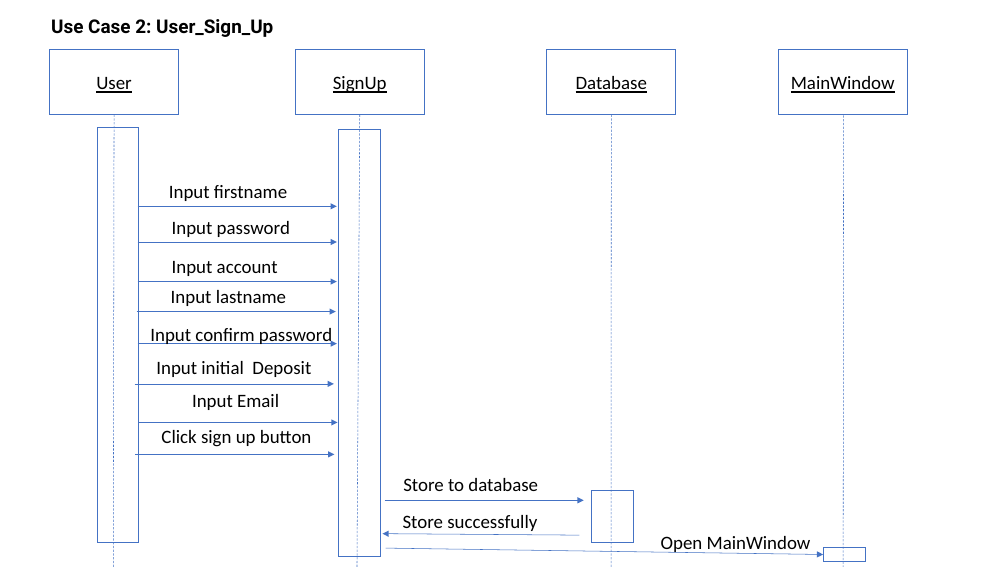
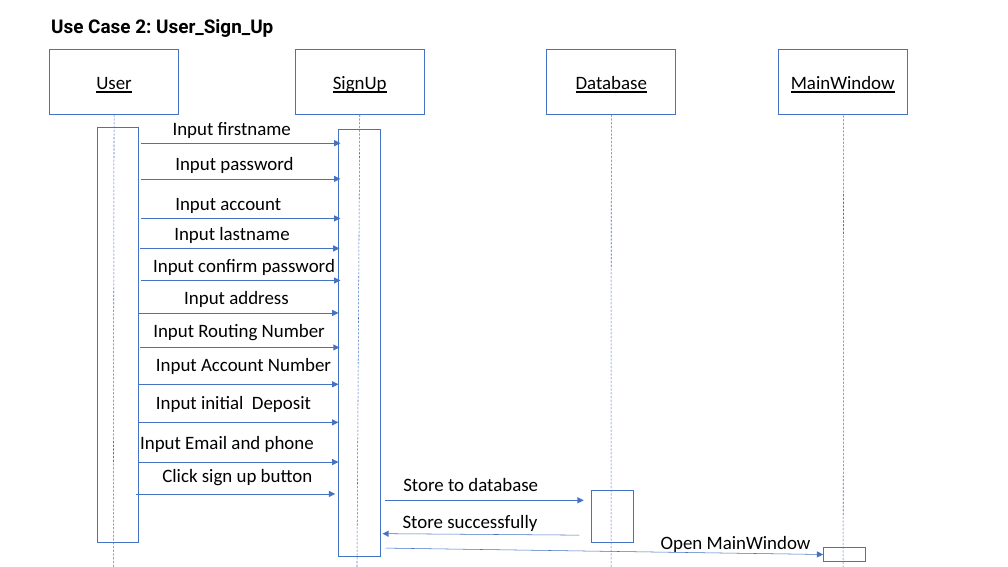
Before and after one commit to MengyuanZhu/SoftwareEngineering, a slide deck: slide 2 of documents/Document3-sequence diagrams.pptx. Drawn at 1008x567 pixels with LibreOffice and Linux fonts; fonts in the diff are those of the drawing. Boxes give left, top, right and bottom in pixels: in the first picture for what was removed or moved away, otherwise in the second. Text is boxed around its words. In the diff, an @@ line names an element or a change of style, - is before the commit and + after.

Commit message:
Revert "presentation"
This reverts commit 09e76f185098a8c22083a2e7ae0a60cf1fe85dd8.

```diff
--- a/documents/Document3-sequence diagrams.pptx
+++ b/documents/Document3-sequence diagrams.pptx
@@ 4 texts, 4 arrows: place and size @@
-4 texts, 4 arrows at (137,185,337,344)
+4 texts, 4 arrows at (141,122,340,281)
@@ arrow moved from (138, 281) - (337, 281) to (141, 219) - (340, 219) @@
@@ text "Input confirm password": place and size @@
-text "Input confirm password" at (150,328,332,347)
+text "Input confirm password" at (153,259,335,278)
@@ text added at (184,291,288,307), 18 pt, text #000000 @@
+Input address
@@ arrow added from (139, 313) to (339, 313), #4472C4 0.5 pt @@
@@ text added at (153,324,325,341), 18 pt, text #000000 @@
+Input Routing Number
@@ arrow added from (141, 348) to (340, 348), #4472C4 0.5 pt @@
@@ text added at (156,358,331,374), 18 pt, text #000000 @@
+Input Account Number
@@ arrow added from (139, 384) to (339, 384), #4472C4 0.5 pt @@
@@ text "Input initial Deposit": place and size @@
-text "Input initial Deposit" at (156,361,311,377)
+text "Input initial Deposit" at (156,396,311,412)
@@ arrow moved from (135, 384) - (334, 384) to (139, 423) - (339, 423) @@
@@ text at (140,436,314,452): text changed @@
-Input Email
+Input Email and phone
@@ 2 arrows, 1 text: place and size @@
-2 arrows, 1 text at (135,423,338,454)
+2 arrows, 1 text at (136,462,339,494)
```
Also in this commit, not shown: 2 other files.
